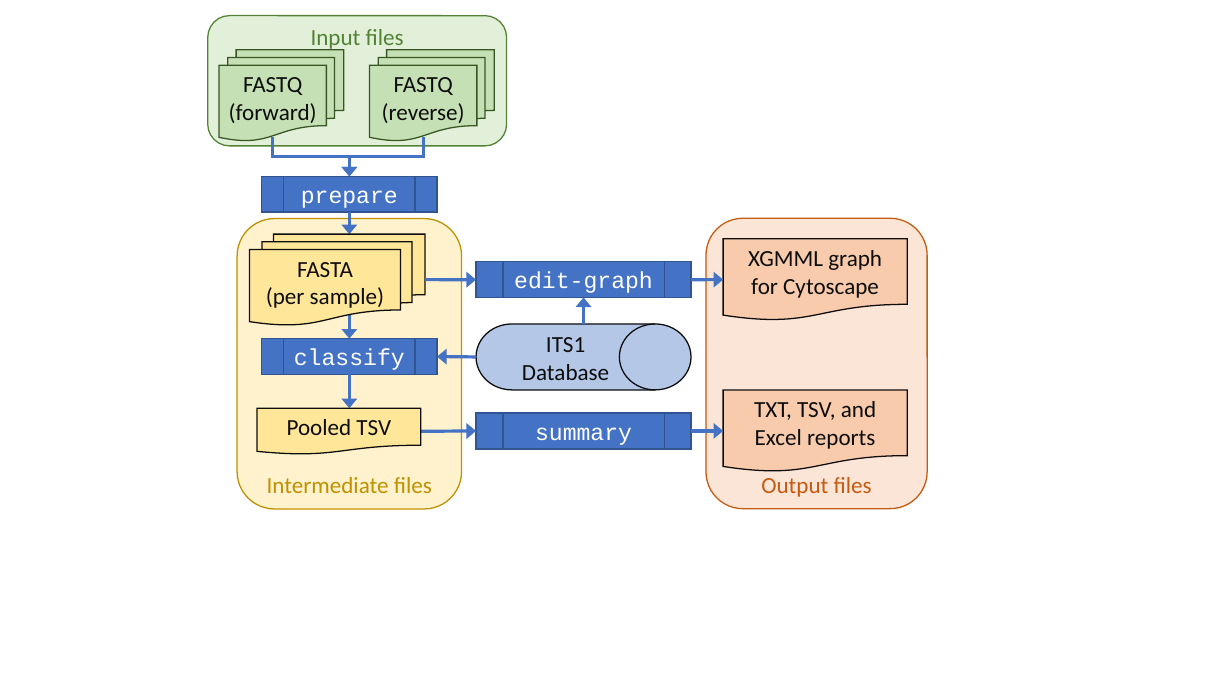
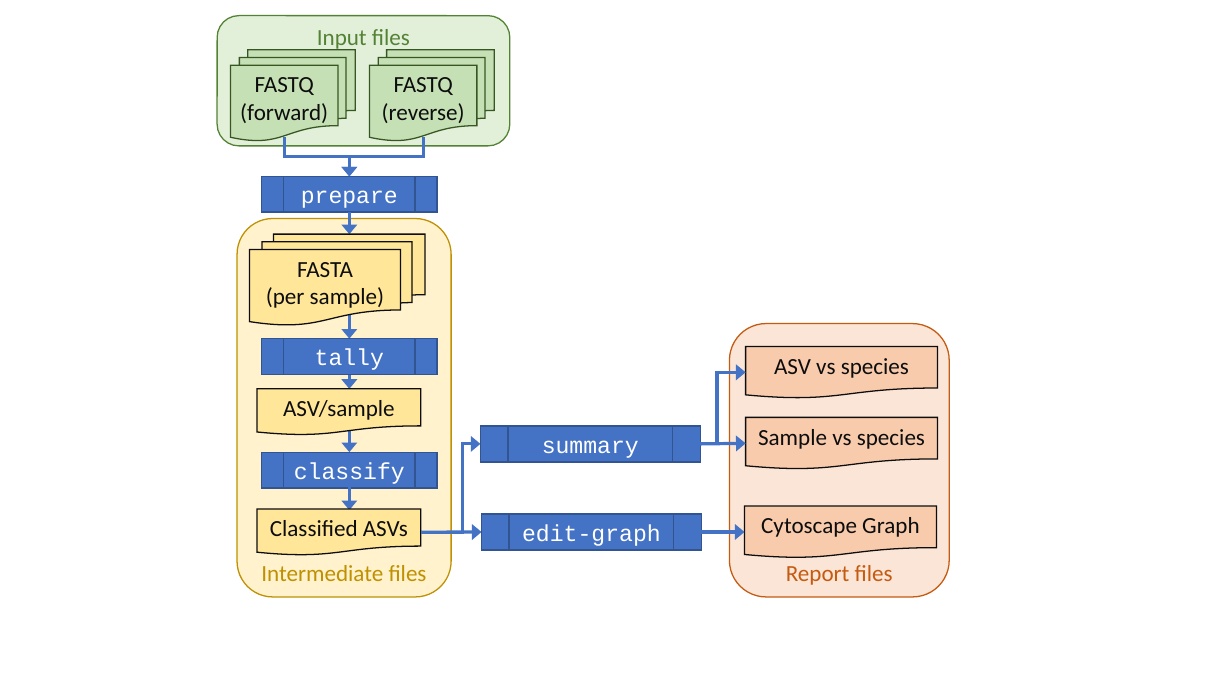
Before and after one commit to peterjc/thapbi-pict, a slide deck: slide 1 of docs/images/pipeline.pptx. Drawn at 1232x693 pixels with LibreOffice and Linux fonts; fonts in the diff are those of the drawing. Boxes give left, top, right and bottom in pixels: in the first picture for what was removed or moved away, otherwise in the second. Text is boxed around its words. In the diff, an @@ line names an element or a change of style, - is before the commit and + after.

Commit message:
Update the pipeline figure with tally step
Edited in PowerPoint for Mac, exported as PDF.
PDF cropped in Preview and converted to SVG
with Inkscape 1.1 as follows:

$ /Applications/Inkscape.app/Contents/MacOS/inkscape --export-filename=pipeline.svg pipeline.pdf

$ /Applications/Inkscape.app/Contents/MacOS/inkscape --export-filename=pipeline-meta.svg pipeline-meta.pdf

See issue #358 for previous issues with figure
text.

```diff
--- a/docs/images/pipeline.pptx
+++ b/docs/images/pipeline.pptx
@@ rounded rectangle "Input files": place and size @@
-rounded rectangle "Input files" at bbox=[208, 16, 506, 146]
+rounded rectangle "Input files" at bbox=[217, 16, 510, 146]
@@ flow chart multidocument "FASTQ": place and size @@
-flow chart multidocument "FASTQ" at bbox=[219, 50, 344, 140]
+flow chart multidocument "FASTQ" at bbox=[230, 50, 355, 140]
@@ elbow arrow moved from (273, 138) - (349, 177) to (285, 138) - (349, 177) @@
@@ rounded rectangle "Intermediate files": place and size @@
-rounded rectangle "Intermediate files" at bbox=[238, 219, 462, 509]
+rounded rectangle "Intermediate files" at bbox=[238, 219, 452, 598]
@@ flow chart document removed at bbox=[724, 238, 908, 321] @@
-XGMML graph
-for Cytoscape
@@ arrow removed from (425, 280) to (476, 280) @@
@@ arrow removed from (691, 280) to (724, 280) @@
@@ flow chart magnetic drum removed at bbox=[476, 324, 691, 390] @@
-ITS1 Database
@@ rounded rectangle "Report files": place and size @@
-rounded rectangle "Report files" at bbox=[706, 218, 927, 508]
+rounded rectangle "Report files" at bbox=[729, 323, 949, 597]
@@ text in flow chart predefined process at bbox=[315, 349, 384, 370]: text changed @@
-classify
+tally
@@ arrow moved from (349, 374) - (349, 409) to (349, 355) - (349, 389) @@
@@ flow chart document added at bbox=[746, 347, 938, 398], fill #F8CBAD, outline #0D0D0D 1 pt, 18 pt, text #0D0D0D @@
+ASV vs species
@@ flow chart document "ASV/sample": place and size @@
-flow chart document "ASV/sample" at bbox=[257, 409, 421, 455]
+flow chart document "ASV/sample" at bbox=[257, 389, 421, 435]
@@ elbow arrow added from (701, 444) to (746, 372), #4472C4 2.5 pt @@
@@ text in flow chart document at bbox=[283, 400, 395, 420]: text changed @@
-Pooled TSV
+ASV/sample
@@ arrow added from (349, 410) to (349, 452), #4472C4 2.5 pt @@
@@ flow chart document removed at bbox=[724, 390, 908, 472] @@
-TXT, TSV, and Excel reports
@@ flow chart document added at bbox=[746, 418, 938, 470], fill #F8CBAD, outline #0D0D0D 1 pt, 18 pt, text #0D0D0D @@
+Sample vs species
@@ elbow arrow added from (421, 532) to (481, 444), #4472C4 2.5 pt @@
@@ flow chart predefined process "summary": place and size @@
-flow chart predefined process "summary" at bbox=[476, 413, 691, 449]
+flow chart predefined process "summary" at bbox=[481, 426, 701, 462]
@@ arrow moved from (691, 431) - (724, 431) to (701, 444) - (746, 444) @@
@@ flow chart predefined process added at bbox=[262, 452, 437, 488], fill #4472C4, outline #325491 1 pt, 18 pt, text #FFFFFF @@
+classify
@@ arrow moved from (584, 324) - (584, 298) to (349, 477) - (349, 510) @@
@@ flow chart document added at bbox=[257, 509, 421, 555], fill #FFE699, outline #0D0D0D 1 pt, 18 pt, text #0D0D0D @@
+Classified ASVs
@@ flow chart document added at bbox=[745, 506, 937, 558], fill #F8CBAD, outline #0D0D0D 1 pt, 18 pt, text #0D0D0D @@
+Cytoscape Graph
@@ arrow moved from (421, 432) - (476, 431) to (421, 532) - (482, 532) @@
@@ flow chart predefined process "edit-graph": place and size @@
-flow chart predefined process "edit-graph" at bbox=[476, 262, 691, 298]
+flow chart predefined process "edit-graph" at bbox=[482, 514, 701, 550]
@@ arrow moved from (476, 357) - (437, 357) to (701, 532) - (745, 532) @@
@@ text in rounded rectangle at bbox=[786, 565, 893, 585]: text changed @@
-Output files
+Report files
```
Also in this commit, not shown: 5 other files.
